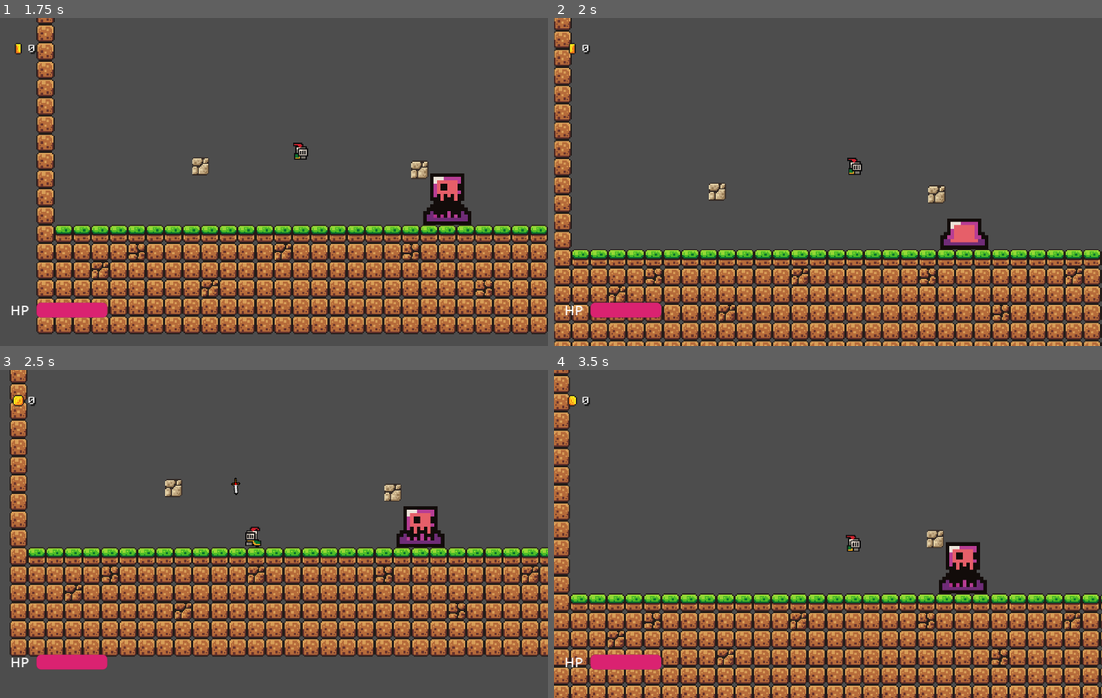
Above: before the commit, frames 1-4 (two rows, left to right).
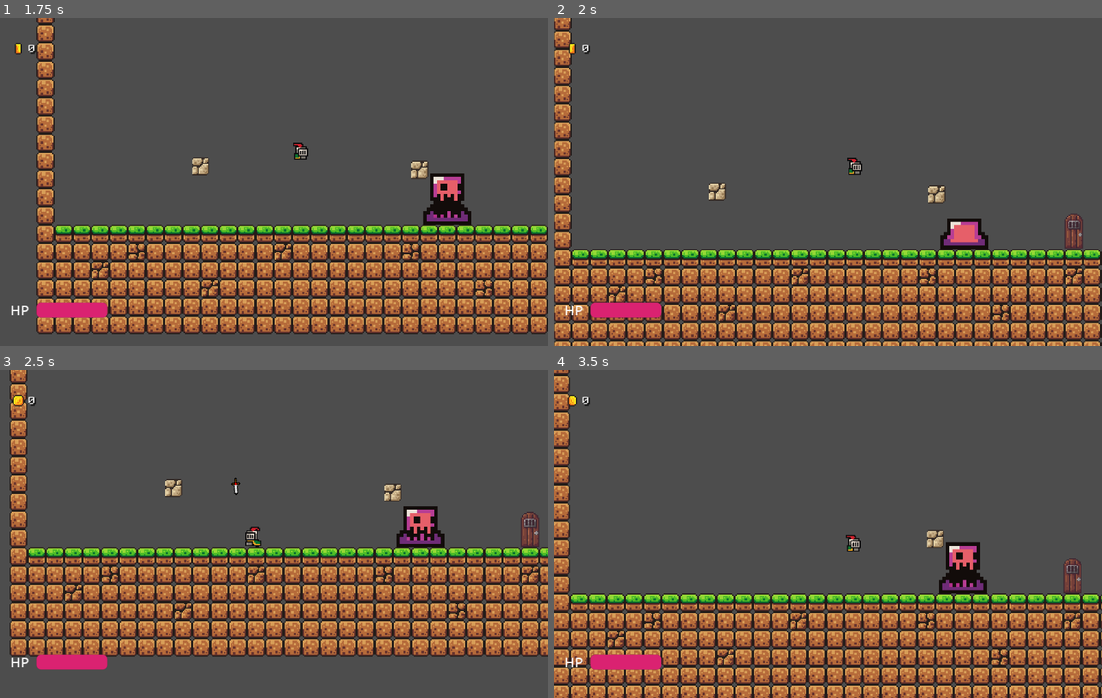
Above: after the commit, the same moments.

Repository: ypingzhao/little-knight-adventure
Game: Godot game, scene res://scenes/levels/boss01_scene.tscn
Two runs of this game, one before a commit and one after it. Both use one fixed random seed, a clock stepped at 60 frames per second and the inputs below. This scene is started directly instead of the project's main scene. Sound files missing from this copy of the repository are replaced by a short silence.
Inputs (mouse positions are in pixels of both pictures, inside the frame that each line leads up to):
- Up to frame 1 (1.75 s): tap Enter at 0.5 s; move the mouse to (394, 165) at 0.52 s; hold Space (jump) 0.53-1.28 s; hold D (right) from 0.53 s (still down); click (394, 165) at 0.67 s; move the mouse to (164, 198) at 1.27 s; tap E (interact) at 1.35 s; tap Space (jump) at 1.52, 1.55 s
- Up to frame 2 (2 s): keep holding D (right); tap Space (jump) at 1.82 s
- Up to frame 3 (2.5 s): move the mouse to (328, 461) at 2.02 s; release D (right) at 2.03 s; hold A (left) from 2.03 s (still down); hold Space (jump) from 2.03 s (still down); tap K (throw) at 2.1 s
- Up to frame 4 (3.5 s): move the mouse to (800, 599) at 2.77 s; release A (left) at 2.78 s; release Space (jump) at 2.78 s; hold D (right) from 2.78 s (still down); tap Space (jump) at 2.85, 3.02, 3.32 s; click (800, 599) at 2.92 s

Frame 1 is identical in both runs. In frame 2, 0.3% of the frame differs, in the area x 93-97%, y 59-71%; in frame 3, 0.3%, in the area x 95-99%, y 43-55%; in frame 4, 0.3%.
Error before the commit: Cannot call method 'is_colliding' on a null value. (res://scripts/actors/enemies/slime_green.gd:40)
Error after the commit: Trying to assign value of type 'CharacterBody2D' to a variable of type 'slime_purple_boss.gd'. (res://scripts/levels/boss_arena.gd:4)

Commit message:
Reorganize slime_purple boss with complete implementation
Changes:
- Moved scenes/enemies/slime_purple.tscn → scenes/enemies/boss_slime_purple/slime_purple.tscn
- Added complete slime_purple_boss.gd implementation (8360 bytes)
- Includes boss assets (slime_purple.png)
- Fixed script reference path in slime_purple.tscn

Removed:
- scripts/actors/enemies/slime_boss.gd (conflicting simple version)

Updated:
- scenes/levels/boss01_scene.tscn references new boss location

The slime_purple_boss.gd includes:
- class_name RedSlimeBoss (no conflict now)
- Full boss AI with stages, skills, projectiles
- boss_battle_finish signal for boss arena integration
- Complete movement, combat, and phase system

Co-Authored-By: Claude Sonnet 4.5 <noreply@anthropic.com>

Diff:
--- a/scenes/enemies/slime_purple.tscn
+++ b/scenes/enemies/boss_slime_purple/slime_purple.tscn
@@ -1,6 +1,6 @@
 [gd_scene load_steps=17 format=3 uid="uid://d3be27xqupv8d"]
 
-[ext_resource type="Script" uid="uid://dir5psjxcarl1" path="res://scripts/actors/enemies/slime_boss.gd" id="1_1iatm"]
+[ext_resource type="Script" path="res://scenes/enemies/boss_slime_purple/slime_purple_boss.gd" id="1_1iatm"]
 [ext_resource type="Texture2D" uid="uid://cjtsuywdv4fau" path="res://assets/brackeys_platformer_assets/brackeys_platformer_assets/sprites/slime_purple.png" id="1_versd"]
 [ext_resource type="PackedScene" uid="uid://dt2qbtktb203n" path="res://scenes/enemies/slime_green.tscn" id="2_ujtmk"]
 [ext_resource type="AudioStream" uid="uid://b2epq4nirn0i8" path="res://assets/brackeys_platformer_assets/brackeys_platformer_assets/sounds/hurt.wav" id="4_vmxw6"]
--- /dev/null
+++ b/scenes/enemies/boss_slime_purple/slime_purple_boss.gd
@@ -0,0 +1,260 @@
+extends CharacterBody2D
+class_name RedSlimeBoss
+
+# region 导出变量
+@export var max_hp: int = 10
+@export var speed: float = 400.0
+@export var jump_height: int = 80
+@export var small_slime_scene: PackedScene   # 拖 green_slime.tscn
+@export var projectile_scene: PackedScene    # 拖抛物线弹丸（Area2D）
+# endregion
+
+# 声明自定义信号（放在导出变量或状态变量区域）
+signal boss_battle_finish  # BOSS 战斗结束信号（可携带参数，如是否胜利等）
+signal invulnerability_ended
+# region 状态变量
+var hp: int = max_hp:
+    set = set_hp
+var stage: int = 1
+var current_skill: String = ""
+var skill_queue: Array[String] = []
+var player: Node
+var ground_y: float
+var invulnerable:bool = false
+
+const GRAVITY        = 3000.0   # 比玩家重力大，看起来更沉重
+const JUMP_VELOCITY  = -400.0   # 起跳初速度（向上）
+var jump_height_max  = 120.0    # 想跳多高（像素）
+var jump_drop_active = false
+
+# endregion
+
+@onready var hurt_sound: AudioStreamPlayer = $HurtSound
+@onready var hit_box: Area2D = $HitBox
+@onready var animated_sprite: AnimatedSprite2D = $AnimatedSprite
+
+# region 常量
+const CLOSE_ENOUGH: float = 8.0
+const PARABOLA_GRAVITY: float = 900.0
+# endregion
+
+# region 生命周期
+func _ready():
+    player = get_tree().get_first_node_in_group("player")
+    ground_y = global_position.y
+    push_skill("stage1_aim_dash")
+# endregion
+
+# region 血量与阶段
+func set_hp(value: int):
+    var old = hp
+    hp = clampi(value, 0, max_hp)
+    print("boss hp:" ,hp)
+    if hp == 0:
+        _die()
+        return
+    _check_stage_change(old)
+
+func _physics_process(delta):
+    #face player
+    animated_sprite.flip_h = global_position.x > player.global_position.x
+
+    if jump_drop_active:
+        # ————— 起跳阶段 —————
+        if velocity.y < 0 and (ground_y - global_position.y) < jump_height_max:
+            # 还在上升且没达最大高度 → 继续上升
+            pass
+        else:
+            # 到达顶点或开始下落 → 交给重力
+            velocity.y += GRAVITY * delta
+
+        # ————— 落地检测 —————
+        move_and_slide()
+        if is_on_floor():
+            jump_drop_active = false      # 切回正常 AI
+            # 这里可以继续发信号、开下一阶段的逻辑
+            player.camera_shake() #没有生效
+            print("landed")
+        return
+
+    # ===== 下面是普通 AI 逻辑 =====
+    velocity.y += GRAVITY * delta
+    move_and_slide()
+
+func _check_stage_change(_old_hp: int):
+    var new_stage = 1
+    if hp <= 8: new_stage = 2
+    if hp <= 5: new_stage = 3
+    if new_stage == stage: return
+    stage = new_stage
+
+    # 为每个阶段创建循环计时器（只创建一次）
+    match stage:
+        2:
+            var t2 = Timer.new()
+            t2.name = "StageTimer2"
+            t2.wait_time = 12.0   # 每 12 秒跳砸
+            t2.timeout.connect(_push_stage2, CONNECT_ONE_SHOT)
+            add_child(t2); t2.start()
+        3:
+            var t3 = Timer.new()
+            t3.name = "StageTimer3"
+            t3.wait_time = 8.0    # 每 8 秒抛物线吐液
+            t3.timeout.connect(_push_stage3, CONNECT_ONE_SHOT)
+            add_child(t3); t3.start()
+# endregion
+
+# region 技能排队
+func push_skill(name: String):
+    skill_queue.append(name)
+    if current_skill == "":
+        _process_skill()
+
+func _process_skill():
+    while true:
+        if skill_queue.is_empty():
+            current_skill = ""
+            return
+        current_skill = skill_queue.pop_front()
+        match current_skill:
+            "stage1_aim_dash": await _stage1_aim_dash()
+            "stage2_jump_drop": await _stage2_jump_drop()
+            "stage3_spit": await _stage3_spit()
+
+func _push_stage2():
+    if stage >= 2: push_skill("stage2_jump_drop")
+
+func _push_stage3():
+    if stage >= 3: push_skill("stage3_spit")
+# endregion
+
+# region 技能实现
+func _stage1_aim_dash():
+    print("aim dash attack!")
+
+    await get_tree().create_timer(1.0).timeout
+    var target_x = player.global_position.x
+    var start_x = global_position.x
+    var dx = max(abs(target_x - start_x), 1.0)
+    await create_tween().tween_property(self, "global_position:x", target_x, dx / speed)
+    await get_tree().create_timer(3.2).timeout
+    push_skill("stage1_aim_dash")
+
+func _stage2_jump_drop():
+    print("jump drop attack")
+     # 1. 切状态、关正常 AI、清速度
+    jump_drop_active = true
+    set_physics_process(true)     # 确保物理帧开着
+    velocity        = Vector2.ZERO
+    ground_y        = global_position.y
+
+    # 2. 给一次向上的初速度
+    velocity.y = JUMP_VELOCITY
+
+    #_camera_shake()
+    player.get_child(0)
+
+    # 掉落 3 只小史莱姆（屏幕外出生）
+    for i in 2:
+        print("slime drop phase:")
+        var slime = small_slime_scene.instantiate()
+        print(slime.name)
+        slime.global_position = Vector2(global_position.x + randi_range(-80, 80), -50)
+        get_tree().current_scene.add_child(slime)
+
+    await get_tree().create_timer(6.0).timeout
+    push_skill("stage2_jump_drop")
+
+func _stage3_spit():
+    print("spit attack")
+    var proj = projectile_scene.instantiate()
+    proj.global_position = global_position + Vector2(0, -20)
+    var to_target = player.global_position - proj.global_position
+    var vx = to_target.x / 0.7
+    var vy = -sqrt(2.0 * PARABOLA_GRAVITY * abs(to_target.y))
+    proj.set_velocity(Vector2(vx, vy))
+    get_tree().current_scene.add_child(proj)
+    await get_tree().create_timer(6.0).timeout
+    push_skill("stage3_spit")
+# endregion
+
+# region 辅助 & 死亡
+#func _camera_shake():
+    #var cam = get_tree().get_first_node_in_group("camera")
+    #if cam:
+        #cam.offset = Vector2(randf_range(-5, 5), randf_range(-5, 5))
+        #await get_tree().create_timer(0.3).timeout
+        #cam.offset = Vector2.ZERO
+
+func take_damage(amount: int):
+    if current_skill == "die": return
+
+    print("boss hurt!")
+
+    if hp >0:
+        set_hp(hp - amount)
+        start_invulnerability()
+    elif hp <= 0:
+        start_invulnerability()
+        print("boss hurt dead")
+        set_hp(hp - amount)
+        invulnerability_ended.connect(queue_free,CONNECT_ONE_SHOT)
+
+func start_invulnerability() -> void:
+    invulnerable = true
+    hurt_sound.play()
+    hit_box.set_deferred("monitorable",false)
+    # 闪烁动画：0.1 秒 × 10 次 = 1 秒
+    var tween = create_tween().set_loops(10)
+    tween.tween_property(animated_sprite, "modulate:a", 0.2, 0.05)
+    tween.tween_property(animated_sprite, "modulate:a", 1.0, 0.05)
+    await get_tree().create_timer(1.0).timeout
+    invulnerable = false
+    hit_box.set_deferred("monitorable",true)
+    invulnerability_ended.emit()   # ← 通知世界
+
+func _die():
+    current_skill = "die"
+    set_physics_process(false)
+    # 清计时器
+    for t in get_children():
+        if t is Timer and t.name.begins_with("StageTimer"):
+            t.queue_free()
+
+    # 闪烁消失
+    var tween = create_tween().set_loops(6)
+    tween.tween_property(self, "modulate:a", 0.2, 0.1)
+    tween.tween_property(self, "modulate:a", 1.0, 0.1)
+    await tween.finished
+
+    # 爆炸掉落 4 只小史莱姆（左右抛物线）
+    var base_angle = deg_to_rad(45)   # 左右扇形
+    for i in 4:
+        var angle = base_angle * (i - 1.5)          # 左右对称
+        var vx = cos(angle) * randf_range(200.0, 400.0)   # 随机水平速
+        var vy = -sqrt(2.0 * 980 * 80)     # 固定向上初速（负值）
+
+        print("爆炸角度=", rad_to_deg(angle), "  vx=", vx, "  vy=", vy)
+
+        var slime = small_slime_scene.instantiate()
+        slime.global_position = global_position
+        slime.set_explosion_vel(Vector2(vx, vy))   # 需要 GreenSlime 提供此方法
+        get_tree().current_scene.add_child(slime)
+
+    # 发射信号
+    emit_signal("boss_battle_finish")
+
+    # 清场现存小史莱姆
+    for s in get_tree().get_nodes_in_group("green_slime"):
+        s.queue_free()
+    queue_free()
+# endregion
+
+# ===== 运行时调血 =====
+func _input(event):
+    if not event.is_echo():
+        match event.as_text():
+            "1": set_hp(7)   # 阶段 1
+            "2": set_hp(5)   # 阶段 2
+            "3": set_hp(2)   # 阶段 3
+            "0": set_hp(0)    # 立即死亡
--- a/scenes/levels/boss01_scene.tscn
+++ b/scenes/levels/boss01_scene.tscn
@@ -3,7 +3,7 @@
 [ext_resource type="TileSet" uid="uid://bgq8kvn5xhwie" path="res://tileset/princess_island.tres" id="1_20ac1"]
 [ext_resource type="Script" uid="uid://durjmqg1phwhx" path="res://scripts/levels/boss_arena.gd" id="1_ujhkj"]
 [ext_resource type="PackedScene" uid="uid://cldhictj5kcpi" path="res://scenes/NPC/knight.tscn" id="2_i7fcq"]
-[ext_resource type="PackedScene" uid="uid://d3be27xqupv8d" path="res://scenes/enemies/slime_purple.tscn" id="3_inwwd"]
+[ext_resource type="PackedScene" uid="uid://d3be27xqupv8d" path="res://scenes/enemies/boss_slime_purple/slime_purple.tscn" id="3_inwwd"]
 [ext_resource type="AudioStream" uid="uid://yr4vd0w74kco" path="res://assets/music/05 - Battle 1.mp3" id="4_sow1i"]
 [ext_resource type="PackedScene" uid="uid://dqh67sat8kl11" path="res://scenes/items/door.tscn" id="5_pnqad"]
 [ext_resource type="PackedScene" uid="uid://cml20mwiesdyq" path="res://scenes/HUD_layer.tscn" id="7_loal8"]
@@ -22,6 +22,7 @@
 
 [node name="SlimePurple" parent="." instance=ExtResource("3_inwwd")]
 position = Vector2(344, 240)
+script = null
 
 [node name="AudioStreamPlayer" type="AudioStreamPlayer" parent="."]
 stream = ExtResource("4_sow1i")
--- a/scripts/actors/enemies/slime_boss.gd
+++ /dev/null
@@ -1,28 +0,0 @@
-class_name RedSlimeBoss
-extends Slime
-
-## ============================================================================
-## 红色史莱姆 Boss
-## ============================================================================
-## 继承自 Slime 类，添加 Boss 特定功能
-## ============================================================================
-
-## ============================================================================
-## 信号定义
-## ============================================================================
-
-signal boss_battle_finish  # Boss 战斗结束信号
-
-## ============================================================================
-## 覆盖方法
-## ============================================================================
-
-## 受到伤害时，在死亡时发出 boss_battle_finish 信号
-func take_damage(_amount: int) -> void:
-	# 调用父类的 take_damage
-	super.take_damage(_amount)
-
-	# 如果 Boss 死亡，发出战斗结束信号
-	if slime_hp <= 0:
-		# 等待无敌状态结束（即死亡动画完成）
-		invulnerability_ended.connect(func(): boss_battle_finish.emit(), CONNECT_ONE_SHOT)
Binary file added: scenes/enemies/boss_slime_purple/slime_purple.png
Not shown, added: scenes/enemies/boss_slime_purple/slime_purple_boss.gd.uid
